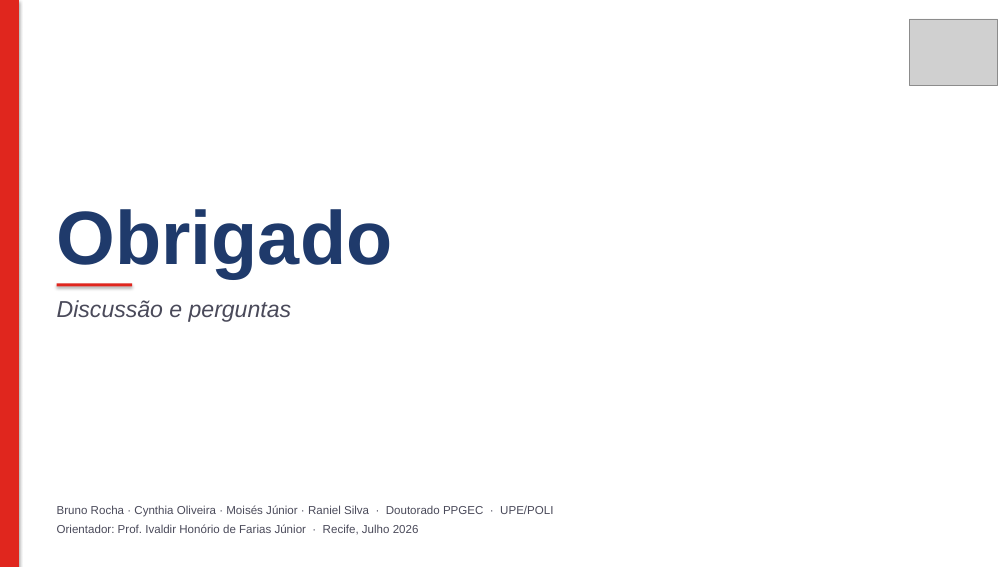
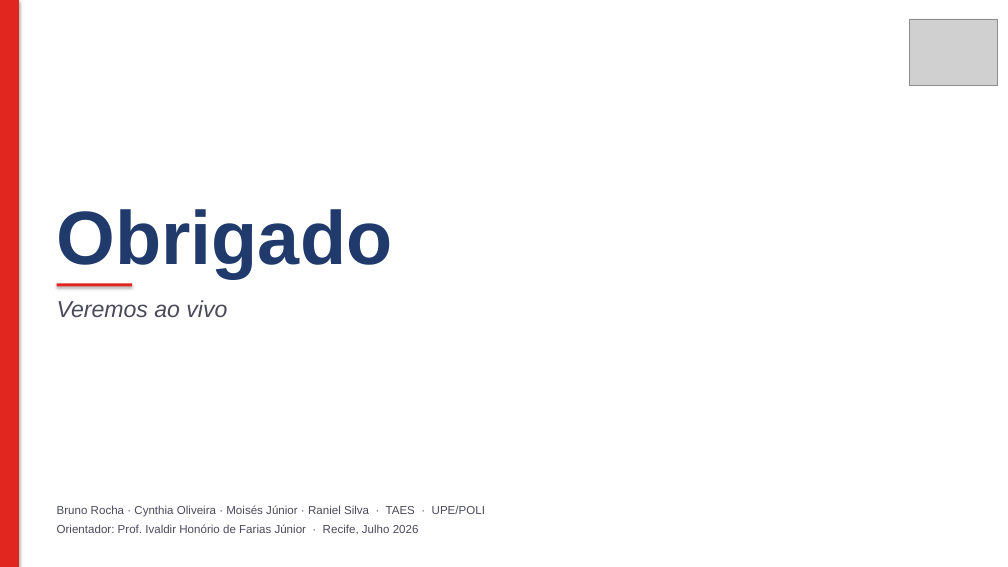
Before and after one commit to raniel90/obione, a slide deck: slide 12 of atividades/apresentacoes/ObiOne_Apresentacao_Final.pptx. Drawn at 1008x567 pixels with LibreOffice and Linux fonts; fonts in the diff are those of the drawing; grey boxes stand for pictures. Boxes give left, top, right and bottom in pixels: in the first picture for what was removed or moved away, otherwise in the second. Text is boxed around its words. In the diff, an @@ line names an element or a change of style, - is before the commit and + after.

```diff
--- a/atividades/apresentacoes/ObiOne_Apresentacao_Final.pptx
+++ b/atividades/apresentacoes/ObiOne_Apresentacao_Final.pptx
@@ text at box(57, 300, 227, 317): text changed @@
-Discussão e perguntas
+Veremos ao vivo
@@ text at box(57, 505, 485, 517): text changed @@
-Bruno Rocha · Cynthia Oliveira · Moisés Júnior · Raniel Silva · Doutorado PPGEC · UPE/POLI
+Bruno Rocha · Cynthia Oliveira · Moisés Júnior · Raniel Silva · TAES · UPE/POLI
```
Also in this commit, not shown: 11 other slides changed, 2 other files.
